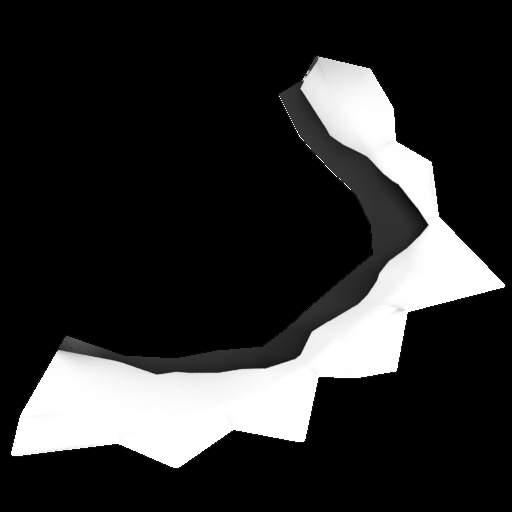
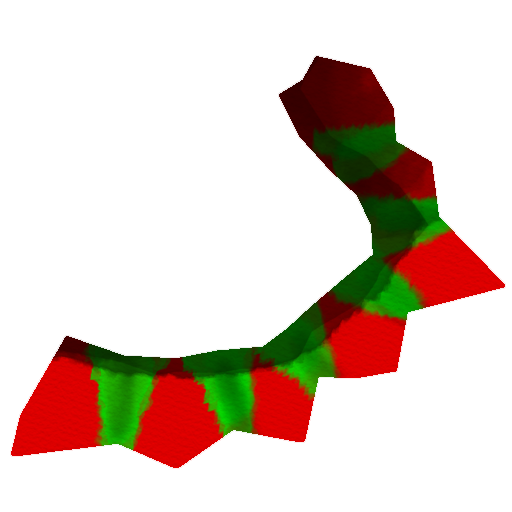
The second w=512, h=512 image is a revision of the first. Changes to its layers:
added layer "Capa 5" (multiply) in group "Group 1" over [0, 0, 511, 511]
added layer "Capa 3" (70%) in group "Group 1" over [0, 0, 481, 470]
"Sh_Hat_DefaultAmbient Occlusion _MR_": opacity 100% → 30%, blend normal → multiply over [0, 0, 512, 512]
added layer "Capa 4" in group "Group 1" over [76, 114, 467, 479]
hid "Layer 1" over [0, 0, 512, 512]
